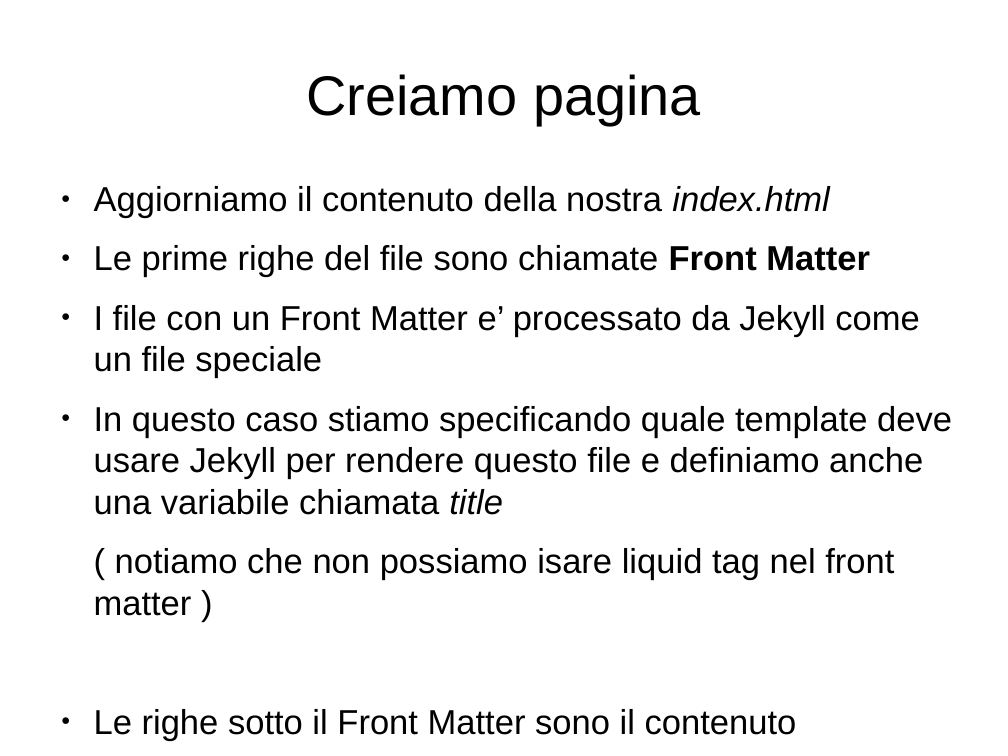
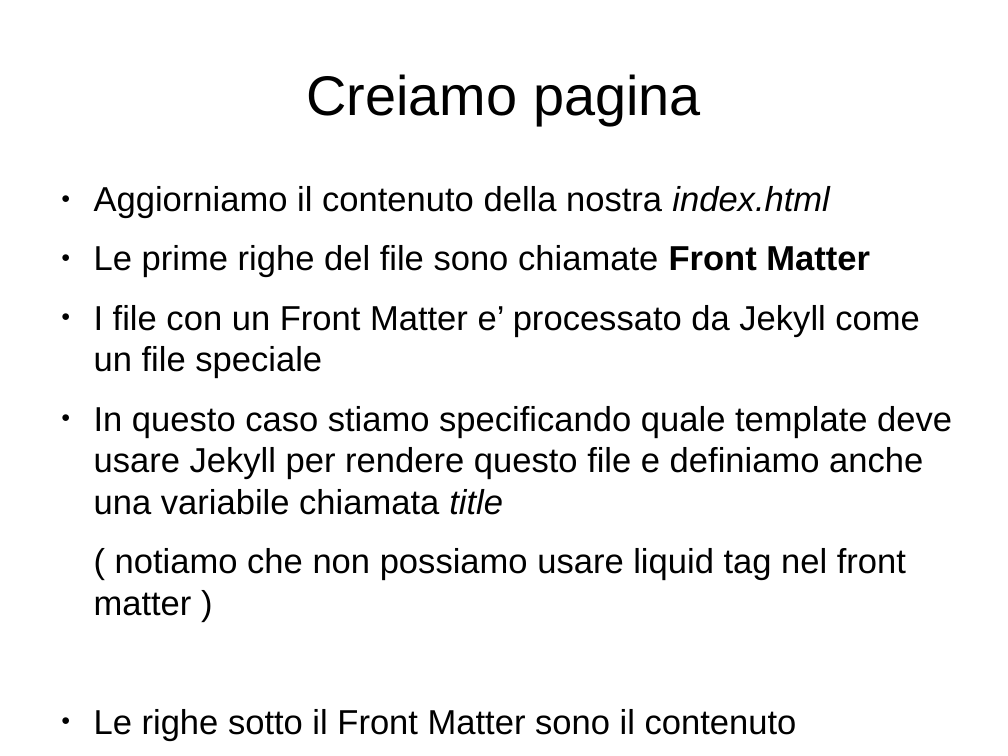
Before and after one commit to lucamariani/corso_diapositive, a slide deck: slide 18 of personal_page.odp. Drawn at 1008x756 pixels with LibreOffice and Linux fonts; fonts in the diff are those of the drawing. Boxes give left, top, right and bottom in pixels: in the first picture for what was removed or moved away, otherwise in the second. Text is boxed around its words. In the diff, an @@ line names an element or a change of style, - is before the commit and + after.

Commit message:
fixed syntax error

```diff
--- a/personal_page.odp
+++ b/personal_page.odp
@@ text at bbox=[94, 548, 906, 616]: text changed @@
-( notiamo che non possiamo isare liquid tag nel front matter )
+( notiamo che non possiamo usare liquid tag nel front matter )
```
